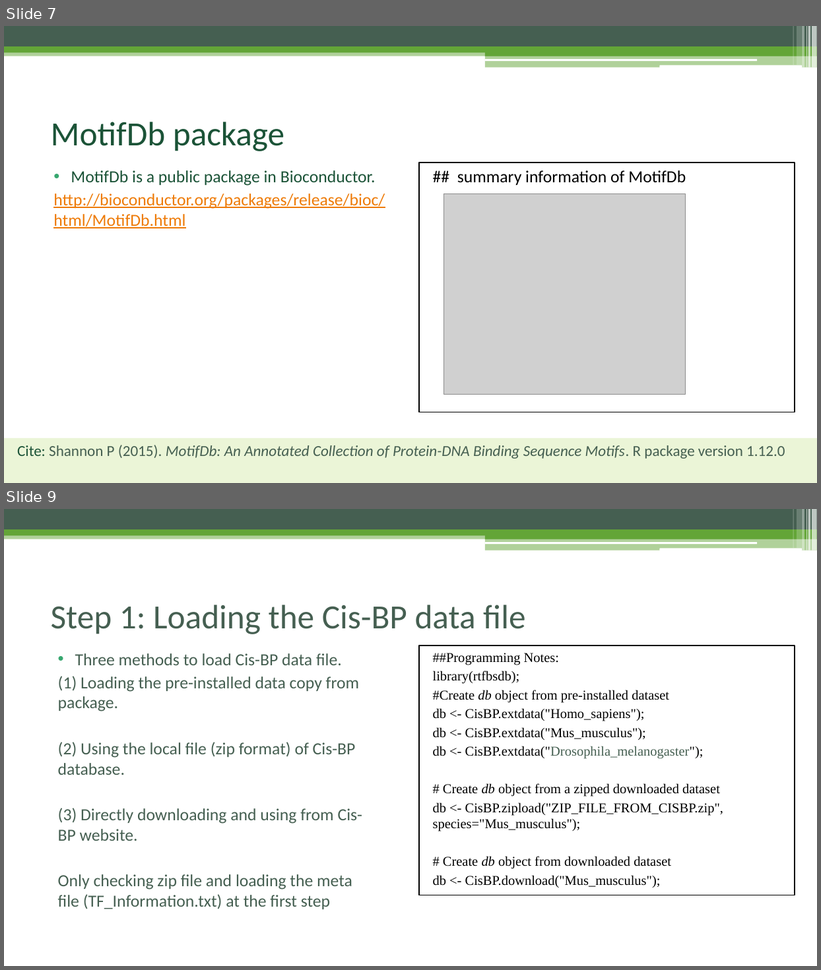
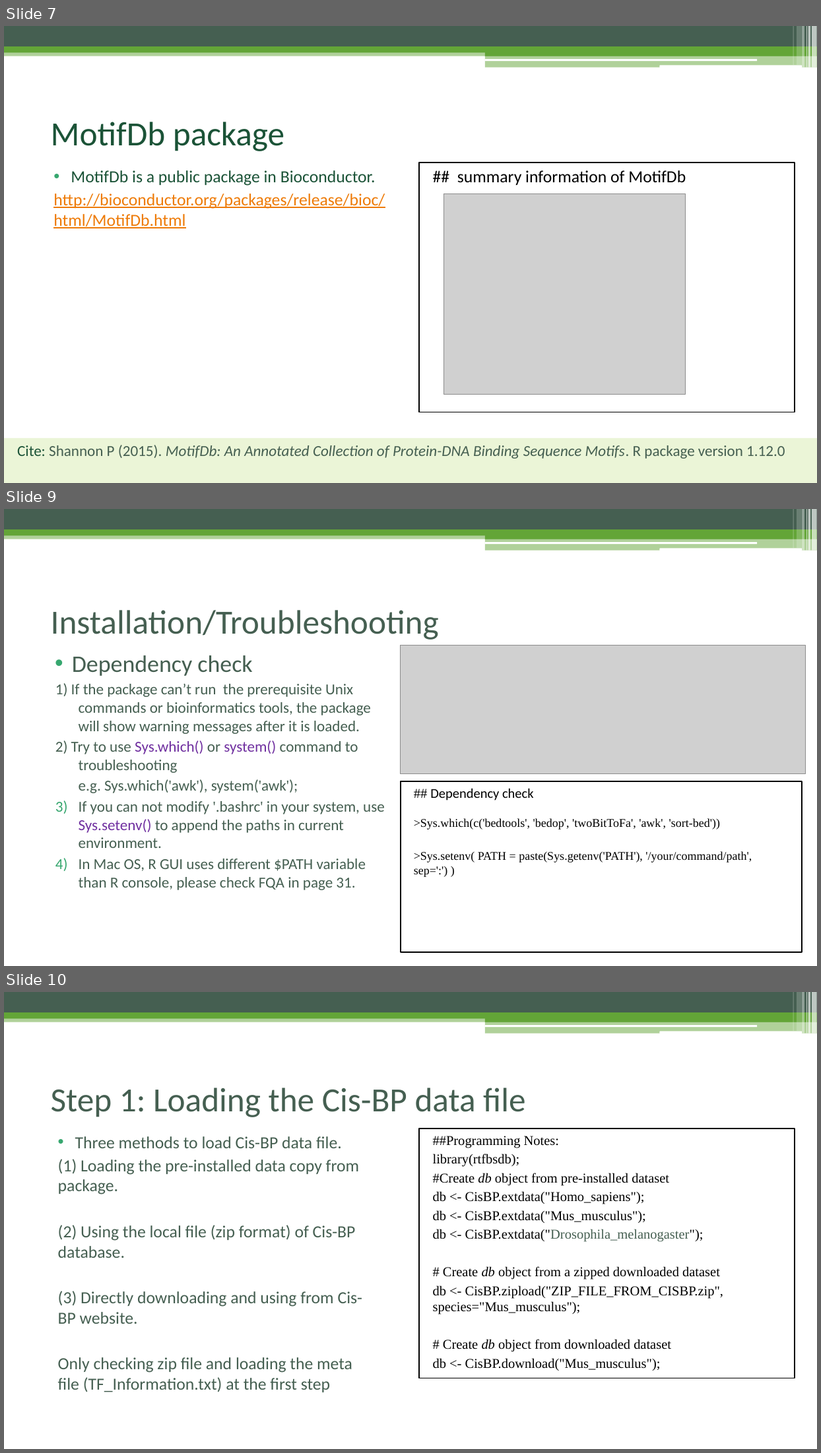
Before and after one commit to Danko-Lab/rtfbs_db, a slide deck: rtfbsdb-tutorial.pptx. Shown one above the other, each under a label of ours: slides 7 and 9 before the commit, slides 7, 9 and 10 after it; the slides between them are not shown. The pictures are 821x970 and 821x1453 pixels, drawn with LibreOffice and Linux fonts; fonts in the diff are those of the drawing; grey boxes stand for pictures. Boxes give left, top, right and bottom in pixels: in the first picture for what was removed or moved away, otherwise in the second. Text is boxed around its words. In the diff, an @@ line names an element or a change of style, - is before the commit and + after.

```diff
--- a/rtfbsdb-tutorial.pptx
+++ b/rtfbsdb-tutorial.pptx
@@ slide 9 added at (x1=4, y1=509, x2=817, y2=966), background #FFFFFF; not listed: 13 template elements that a slide beside it also shows @@
@@ title added at (x1=51, y1=610, x2=439, y2=640), 40 pt, text #455F51 @@
+Installation/Troubleshooting
@@ picture added at (x1=401, y1=646, x2=805, y2=774) @@
@@ text added at (x1=55, y1=656, x2=385, y2=890), 18 pt, text #455F51 @@
+• Dependency check
+1) If the package can’t run the prerequisite Unix commands or bioinformatics tools, the package will show warning messages after it is loaded.
+2) Try to use Sys.which() or system() command to troubleshooting
+e.g. Sys.which('awk'), system('awk');
+3) If you can not modify '.bashrc' in your system, use Sys.setenv() to append the paths in current environment.
+4) In Mac OS, R GUI uses different $PATH variable than R console, please check FQA in page 31.
@@ rectangle added at (x1=401, y1=782, x2=802, y2=953), outline #000000 1.5 pt, 14 pt, text #000000 @@
+## Dependency check
+>Sys.which(c('bedtools', 'bedop', 'twoBitToFa', 'awk', 'sort-bed'))
+>Sys.setenv( PATH = paste(Sys.getenv('PATH'), '/your/command/path', sep=':') )
@@ what was slide 9 is now slide 10 @@
```
Also in this commit, not shown: 1 slide changed.
